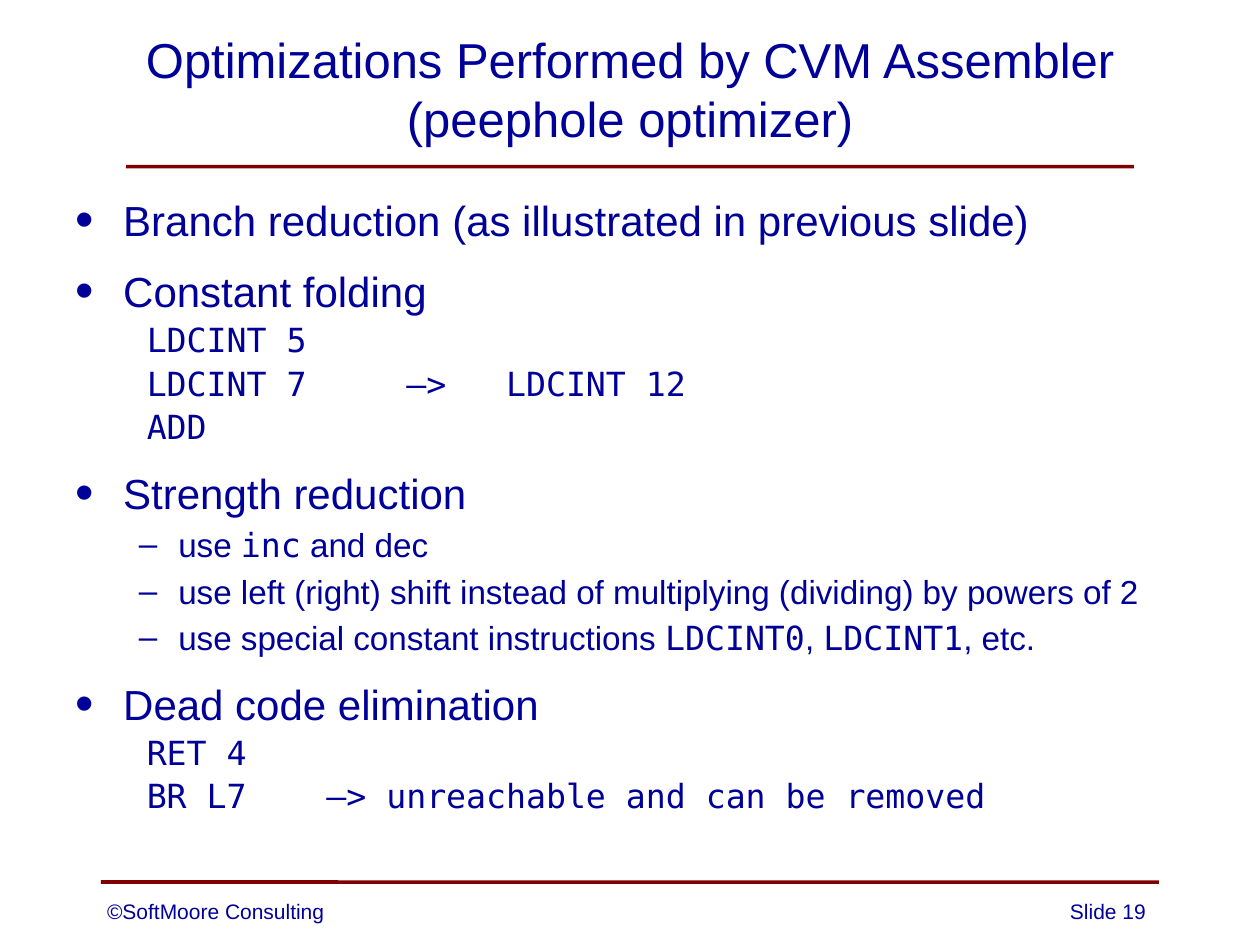
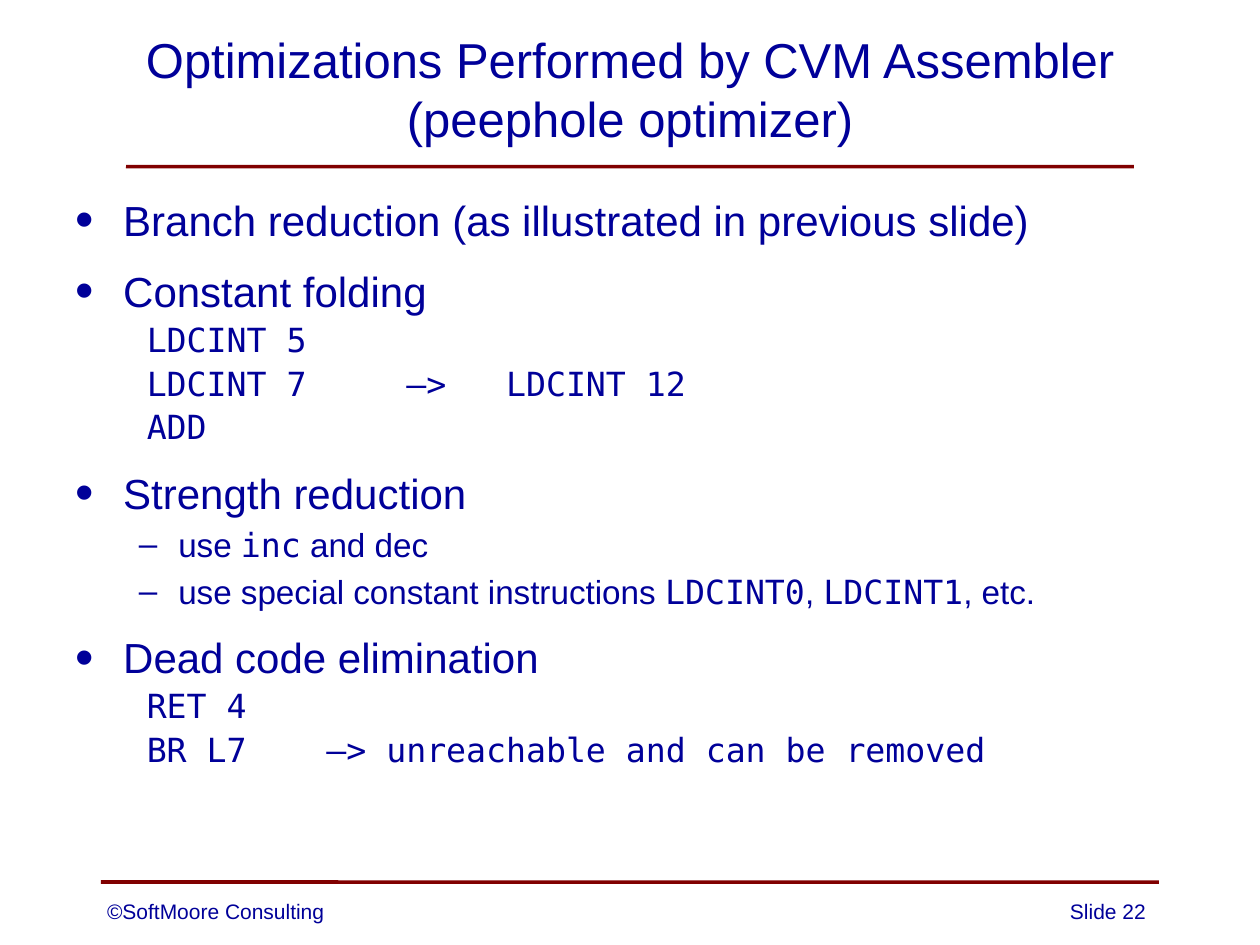
Before and after one commit to SoftMoore/CPRL-Kt-2nd, a slide deck: slide 22 of PowerPoints/12 - Optimization.pptx (slide 19 before the commit). Drawn at 1260x945 pixels with LibreOffice and Linux fonts; fonts in the diff are those of the drawing. Boxes give left, top, right and bottom in pixels: in the first picture for what was removed or moved away, otherwise in the second. Text is boxed around its words. In the diff, an @@ line names an element or a change of style, - is before the commit and + after.

Commit message:
added slides for two additional optimizations

```diff
--- a/PowerPoints/12 - Optimization.pptx
+++ b/PowerPoints/12 - Optimization.pptx
@@ text at (178, 580, 1138, 610): paragraph removed @@
-  – use left (right) shift instead of multiplying (dividing) by powers of 2
@@ page number at (1070, 903, 1145, 920): text changed @@
-Slide 19
+Slide 22
```
Also in this commit, not shown: 3 other slides changed, 3 slides added.
